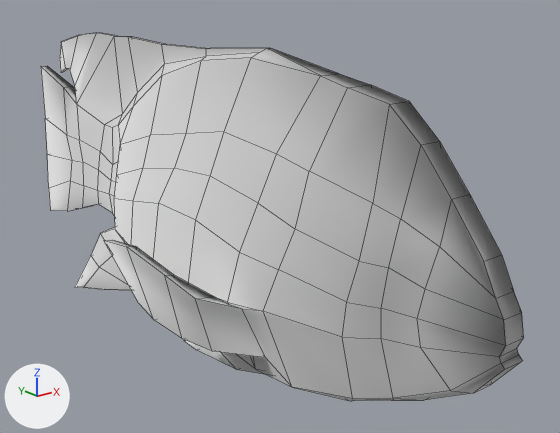
What one commit did to the OBJ model CGeIHC/modelos/Peces/TropicalFish/TropicalFish03.obj.
Both versions are drawn from a camera (50 mm lens) standing at (-258.0, -407.0, 151.0) and looking at (42.0, -33.0, 2.0). Lighting does not change. The marker at lower left points along +X, +Y and +Z. Mesh edges are drawn as thin lines. Where no turn or scale is listed for an object, it has been applied to the vertices.

Script lines for the objects in view, before the commit:
```python
mat_03___default = principled_material('03___Default')
mat_03___default.base_color = (0.8, 0.8, 0.8)  # white #e7e7e7
mat_03___default.roughness = 1.0
me_tropicalfish03 = bpy.data.meshes.new('TropicalFish03')
me_tropicalfish03.from_pydata(...)  # 320 vertices, 318 faces; spans x -74.0..74.0, y -241.0..241.0, z -114.0..114.0
me_tropicalfish03.materials.append(mat_03___default)  # white #e7e7e7
ob_tropicalfish03 = bpy.data.objects.new('TropicalFish03', me_tropicalfish03)
ob_tropicalfish03.location = (0.0, 0.0, 0.0)
```
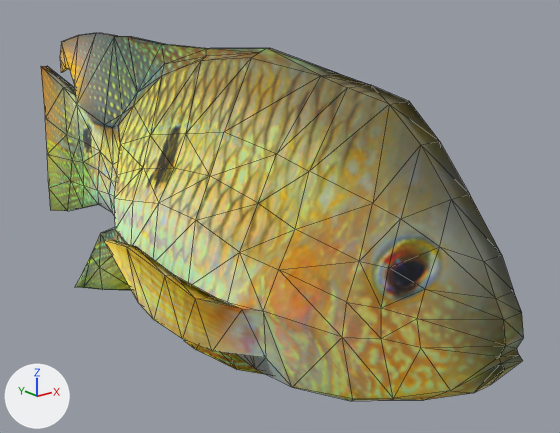
The newer file is also turned or shifted as a whole; pictures and numbers use the older file's frame.

Pixel boxes (x1, y1, x2, y2) of what changed, in the pictures (560 x 433 px):
'TropicalFish03', surface changed (grey to yellow)
    both: (41, 33, 524, 401)

Patch to the scene script:
```diff
--- a/CGeIHC/modelos/Peces/TropicalFish/TropicalFish03.obj.py
+++ b/CGeIHC/modelos/Peces/TropicalFish/TropicalFish03.obj.py
@@ img_tropicalfish03_jpg @@
+img_tropicalfish03_jpg = load_image('TropicalFish03.jpg', 'TropicalFish03.jpg', 512, 512, 'sRGB')
@@ mat_03___default @@
 mat_03___default = principled_material('03___Default')
-mat_03___default.base_color = (0.8, 0.8, 0.8)  # white #e7e7e7
-mat_03___default.roughness = 1.0
+mat_03___default.texture = img_tropicalfish03_jpg
+mat_03___default.roughness = 0.9
```
